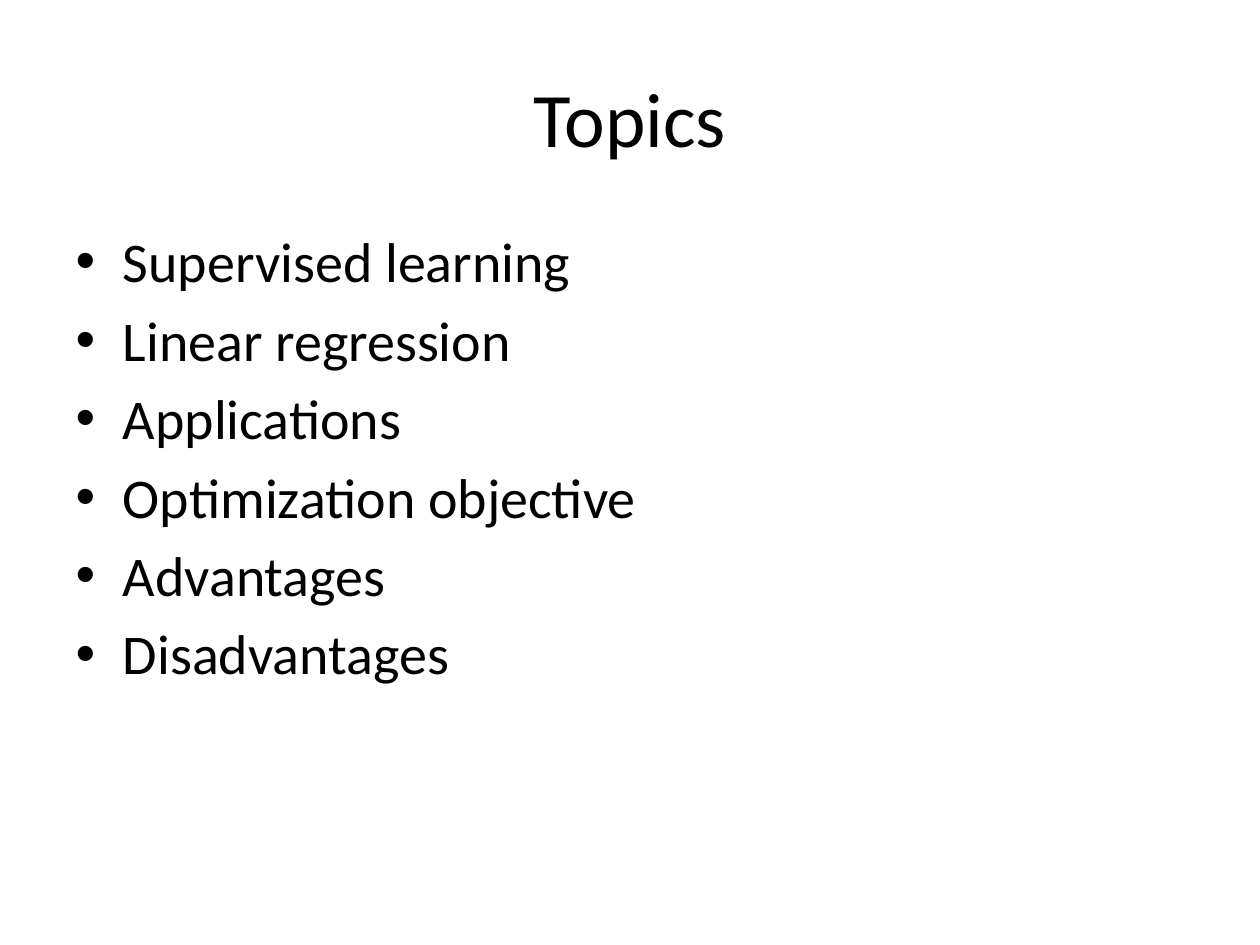
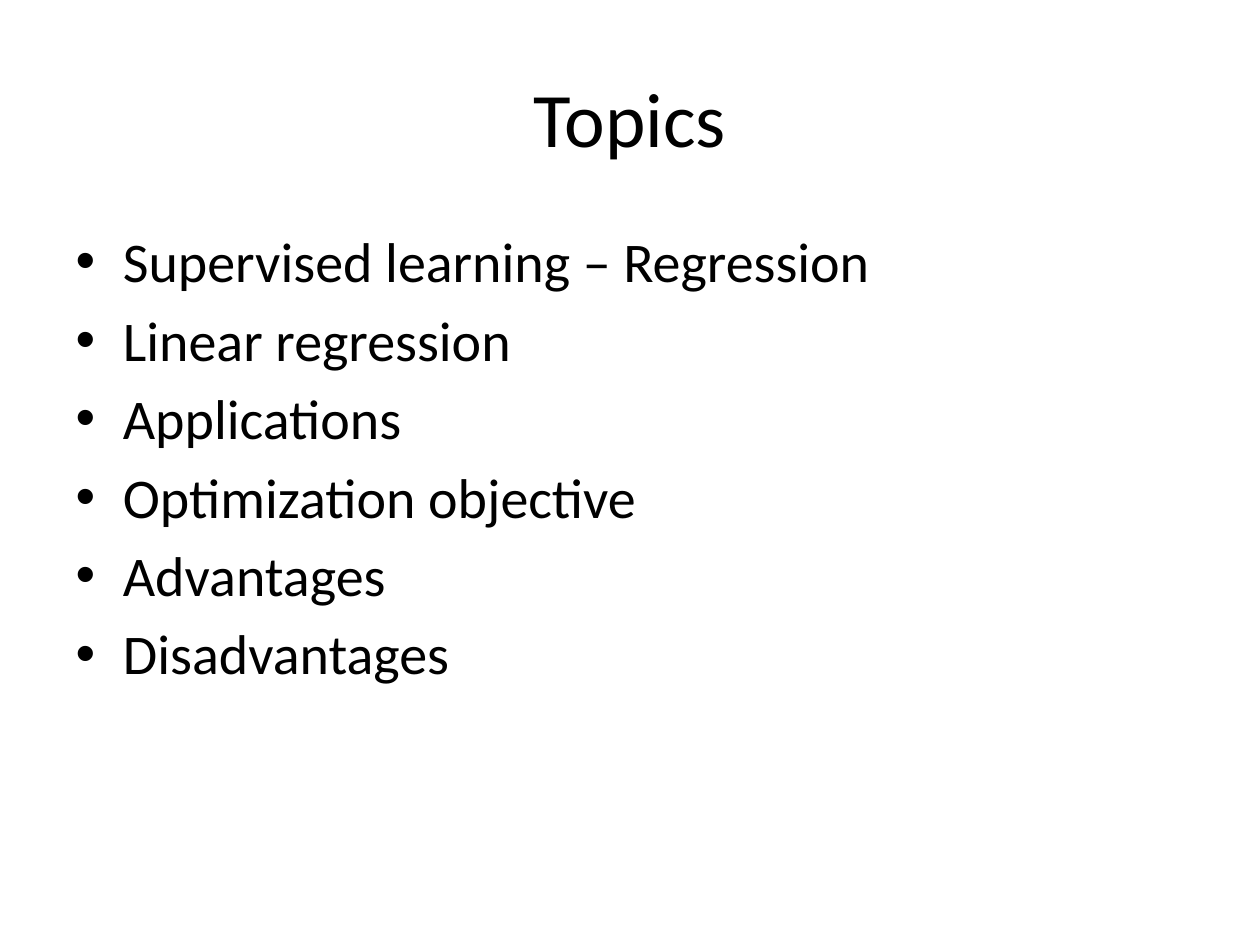
Before and after one commit to look4pritam/ArtificialIntelligence, a slide deck: slide 2 of MachineLearning/LinearRegression/LinearRegression.pptx. Drawn at 1260x945 pixels with LibreOffice and Linux fonts; fonts in the diff are those of the drawing. Boxes give left, top, right and bottom in pixels: in the first picture for what was removed or moved away, otherwise in the second. Text is boxed around its words. In the diff, an @@ line names an element or a change of style, - is before the commit and + after.

```diff
--- a/MachineLearning/LinearRegression/LinearRegression.pptx
+++ b/MachineLearning/LinearRegression/LinearRegression.pptx
@@ text at <box>123,243,869,292</box>: text changed @@
-• Supervised learning
+• Supervised learning – Regression
```
Also in this commit, not shown: 2 other slides changed, 1 slide added, 1 slide removed.
